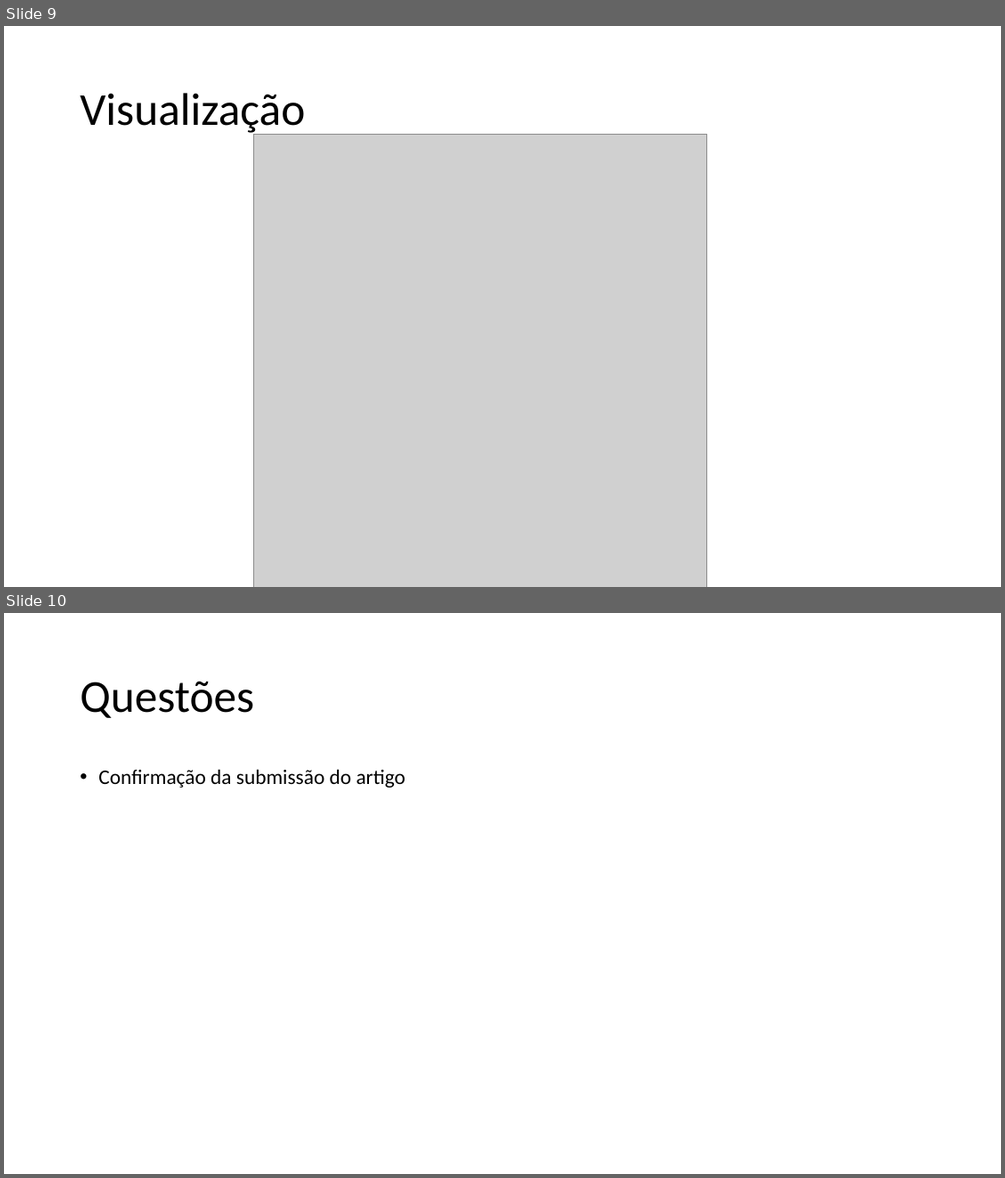
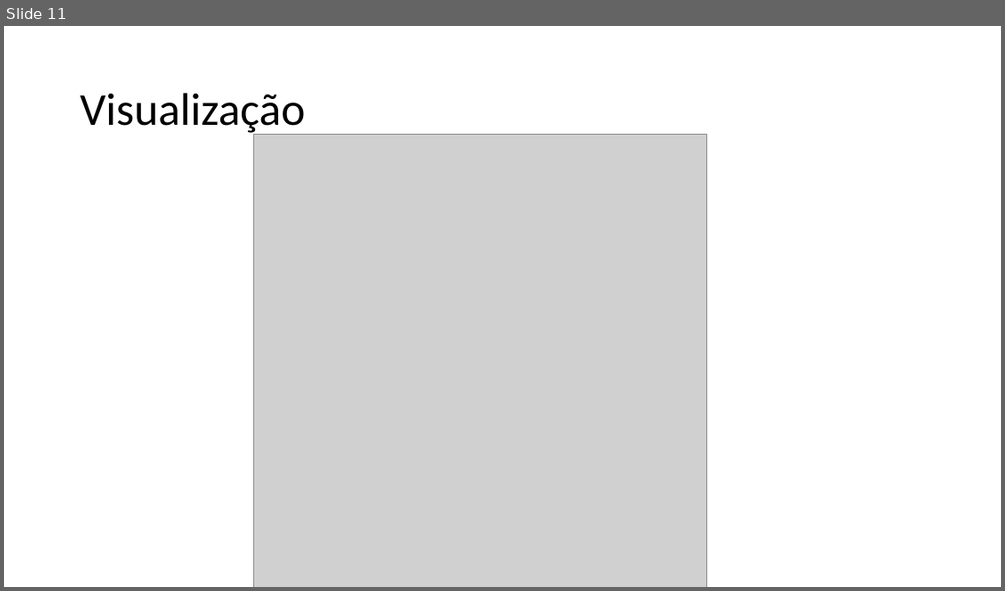
Before and after one commit to MiguelLoureiro98/timecave, a slide deck: papers/.ppt/TimeSeriesCV_03052024.pptx. Shown one above the other, each under a label of ours: slides 9 and 10 before the commit, slide 11 after it. The pictures are 1005x1178 and 1005x591 pixels, drawn with LibreOffice and Linux fonts; fonts in the diff are those of the drawing; grey boxes stand for pictures. Boxes give left, top, right and bottom in pixels: in the first picture for what was removed or moved away, otherwise in the second. Text is boxed around its words. In the diff, an @@ line names an element or a change of style, - is before the commit and + after.

```diff
--- a/papers/.ppt/TimeSeriesCV_03052024.pptx
+++ b/papers/.ppt/TimeSeriesCV_03052024.pptx
@@ slide 10 removed at (4,613,1001,1174), background #FFFFFF @@
@@ title removed at (80,681,254,718) @@
-Questões
@@ text removed at (98,769,405,787) @@
-• Confirmação da submissão do artigo
@@ what was slide 9 is now slide 11 @@
```
Also in this commit, not shown: 3 slides changed, 3 slides added, 1 other slide removed.
